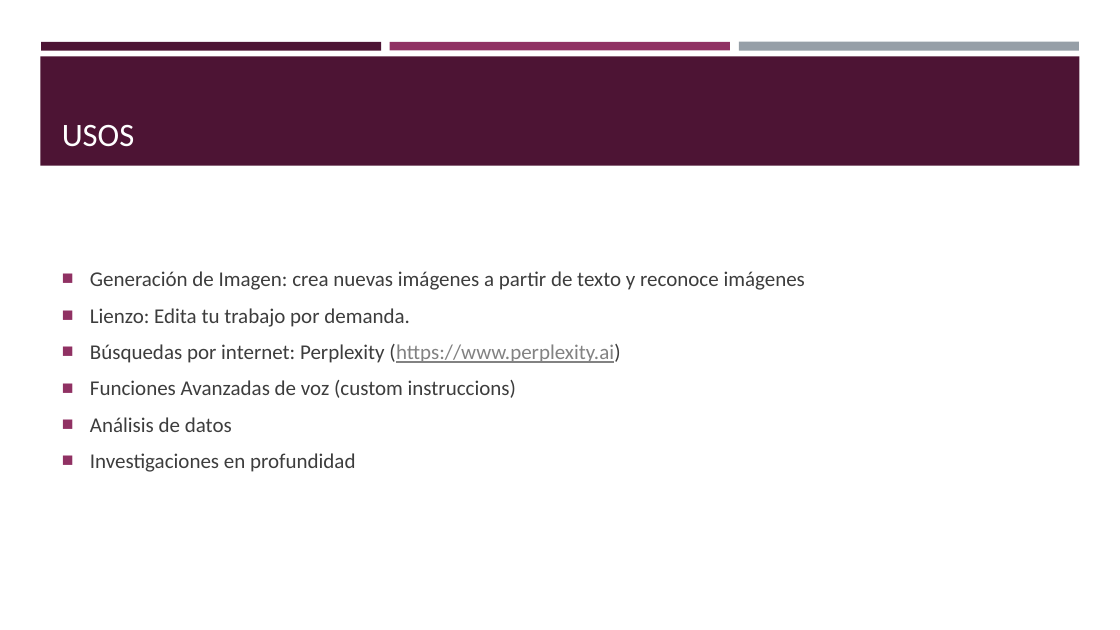
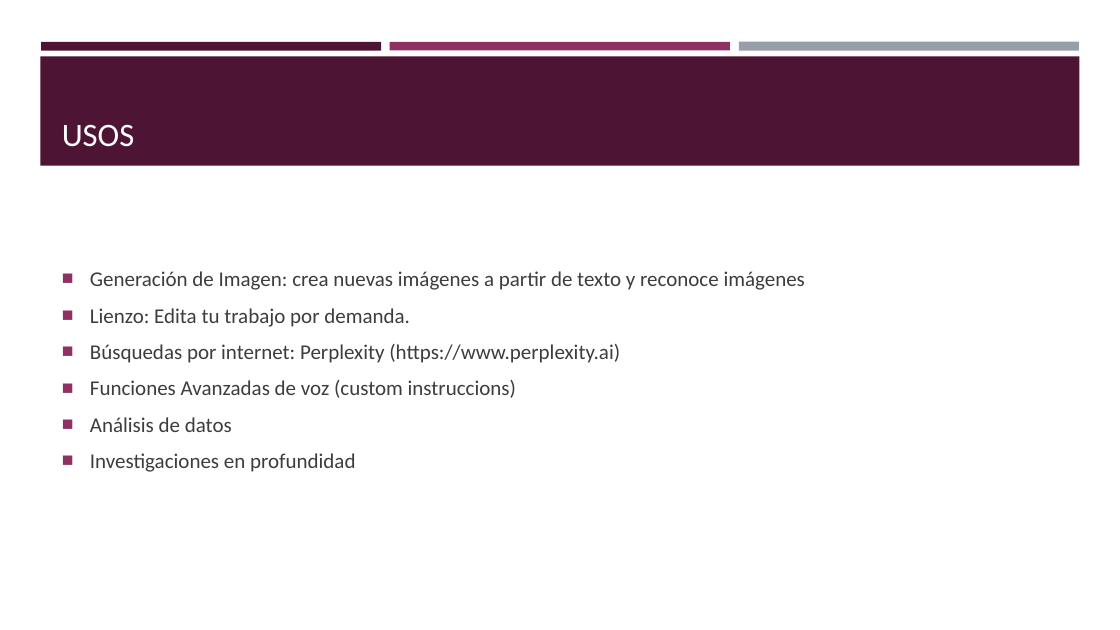
Before and after one commit to jmchema/curso_chatgpt, a slide deck: slide 15 of Introducción a chatgpt.pptx. Drawn at 1120x630 pixels with LibreOffice and Linux fonts; fonts in the diff are those of the drawing. Boxes give left, top, right and bottom in pixels: in the first picture for what was removed or moved away, otherwise in the second. Text is boxed around its words. In the diff, an @@ line names an element or a change of style, - is before the commit and + after.

```diff
--- a/Introducción a chatgpt.pptx
+++ b/Introducción a chatgpt.pptx
@@ text at <box>90,344,620,363</box>: text colour #828282 to #3D3D3D, underline off in "(https://www.perplexity.ai)" @@
```
Also in this commit, not shown: 5 other slides changed, 1 other file.
